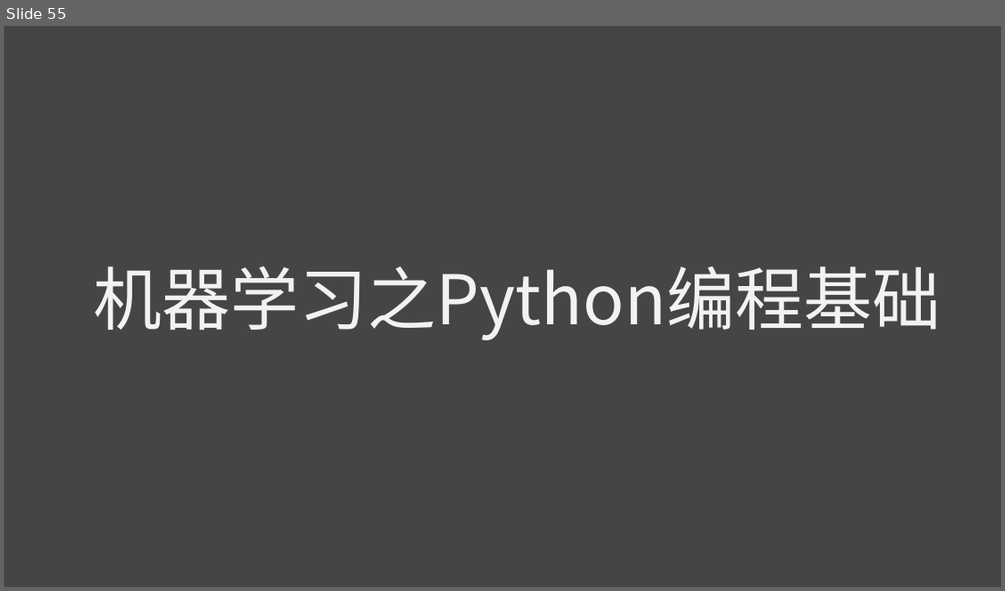
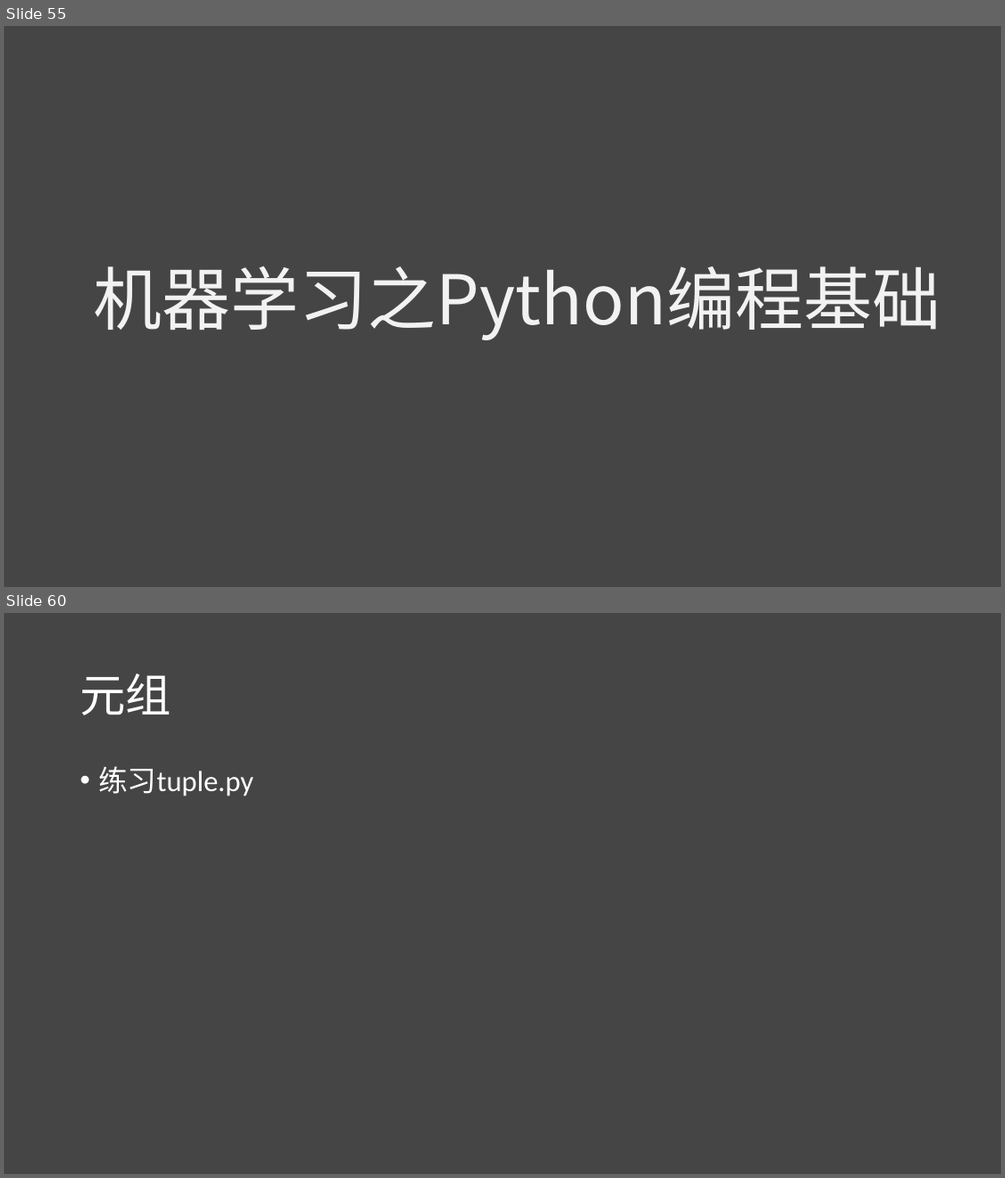
Before and after one commit to lichao312214129/lc_rsfmri_tools_python, a slide deck: The_first_ml_training/第一届机器学习实战班.pptx. Shown one above the other, each under a label of ours: slide 55 before the commit, slides 55 and 60 after it; the slides between them are not shown. The pictures are 1005x591 and 1005x1178 pixels, drawn with LibreOffice and Linux fonts; fonts in the diff are those of the drawing. Boxes give left, top, right and bottom in pixels: in the first picture for what was removed or moved away, otherwise in the second. Text is boxed around its words. In the diff, an @@ line names an element or a change of style, - is before the commit and + after.

```diff
--- a/The_first_ml_training/第一届机器学习实战班.pptx
+++ b/The_first_ml_training/第一届机器学习实战班.pptx
@@ slide 60 added at box(4, 613, 1001, 1174), background #454545 @@
@@ title added at box(80, 674, 171, 715), 44 pt, text #FFFFFF @@
+元组
@@ text added at box(98, 766, 253, 796), 28 pt, text #FFFFFF @@
+• 练习tuple.py
```
Also in this commit, not shown: 6 other slides added, 3 slides removed, 6 other files.
